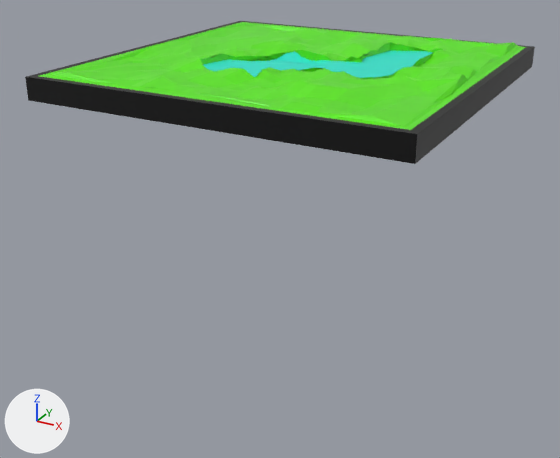
What one commit did to the OBJ model SapSap/Assets/terrain models/pond.obj.
The view is the same before and after, from a 50 mm lens placed at (1.98, -3.85, 0.94), pointed at (-0.05, -0.16, -0.91). Lighting does not change. The marker at lower left points along +X, +Y and +Z. Where no turn or scale is listed for an object, it has been applied to the vertices.

Script lines for the objects in view, before the commit:
```python
me_cube = bpy.data.meshes.new('Cube')
me_cube.from_pydata(...)  # 1378 vertices, 1376 faces; spans x -1.04..1.04, y -1.04..1.04, z -0.06..0.11
# faces by material slot: [208, 72, 1096]
me_cube.materials.append(mat_material_002)  # black #000000
me_cube.materials.append(mat_material_001)  # cyan #20e7d0
me_cube.materials.append(mat_material)  # green #5ce700
ob_cube = bpy.data.objects.new('Cube', me_cube)
ob_cube.location = (0.0, 0.0, 0.0)
```
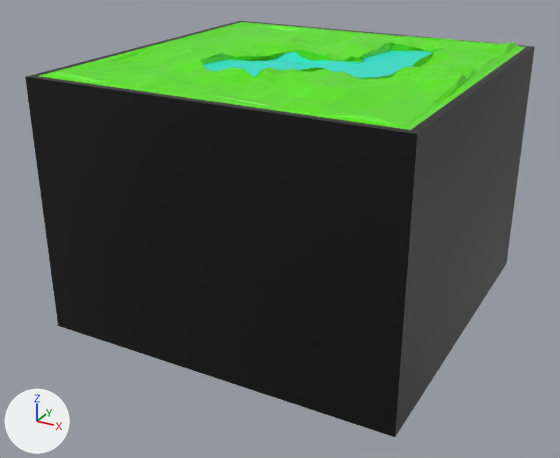
What the commit changed:
me_cube is used by ob_cube; location (0.0, 0.0, 0.0).
me_cube had 1378 vertices, 1376 faces and spanned x -1.04..1.04, y -1.04..1.04, z -0.06..0.11.
me_cube now has 1378 vertices, 1376 faces and spans x -1.04..1.04, y -1.04..1.04, z -1.4..0.11.
me_cube part 1: 78 of the vertices in x 0.0..1.04, y -1.04..1.04, z -0.06..0.03 are scaled about their middle by (1, 1, 11.9), then moved by (0.0, 0.0, -0.84).
me_cube part 2: 59 of the vertices in x -1.04..-0.5, y -1.04..1.04, z -0.06..0.03 are scaled about their middle by (1, 1, 11.9), then moved by (0.0, 0.0, -0.84).

Where the change shows, as pixel boxes (x1, y1, x2, y2) in the pictures (560 x 458 px; the box of a moved part takes in the faces that stretch with it):
'Cube', reshaped (190% taller): before (25, 21, 535, 164); after (25, 21, 535, 437)
part 1 of me_cube, moved or reshaped: before (195, 47, 535, 164); after (195, 47, 535, 437)
part 2 of me_cube, moved or reshaped: before (25, 77, 197, 128); after (25, 77, 208, 375)
